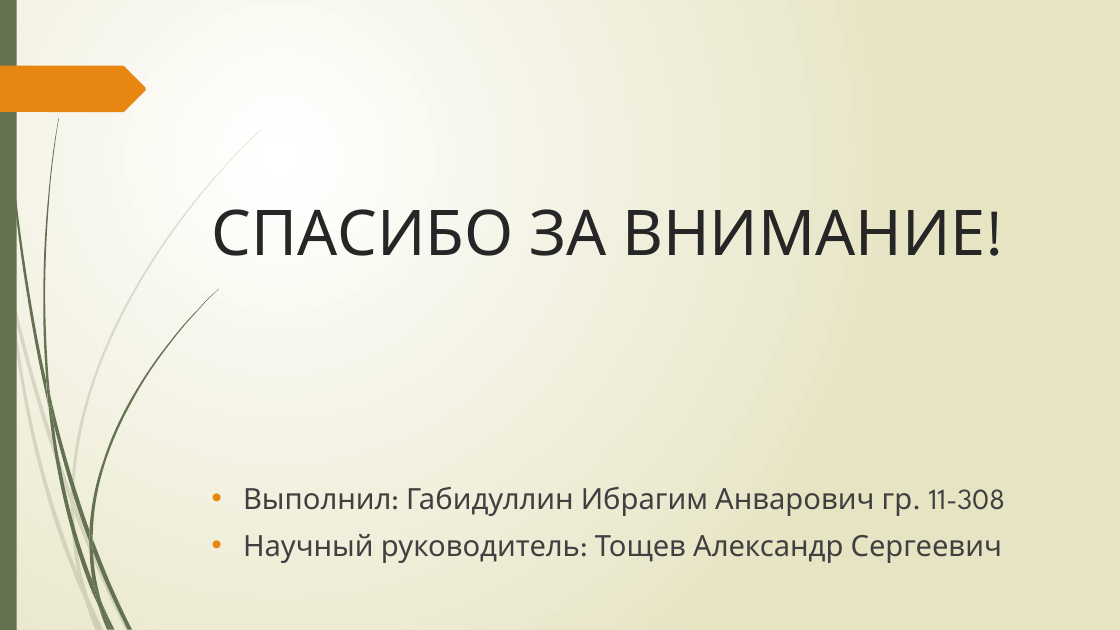
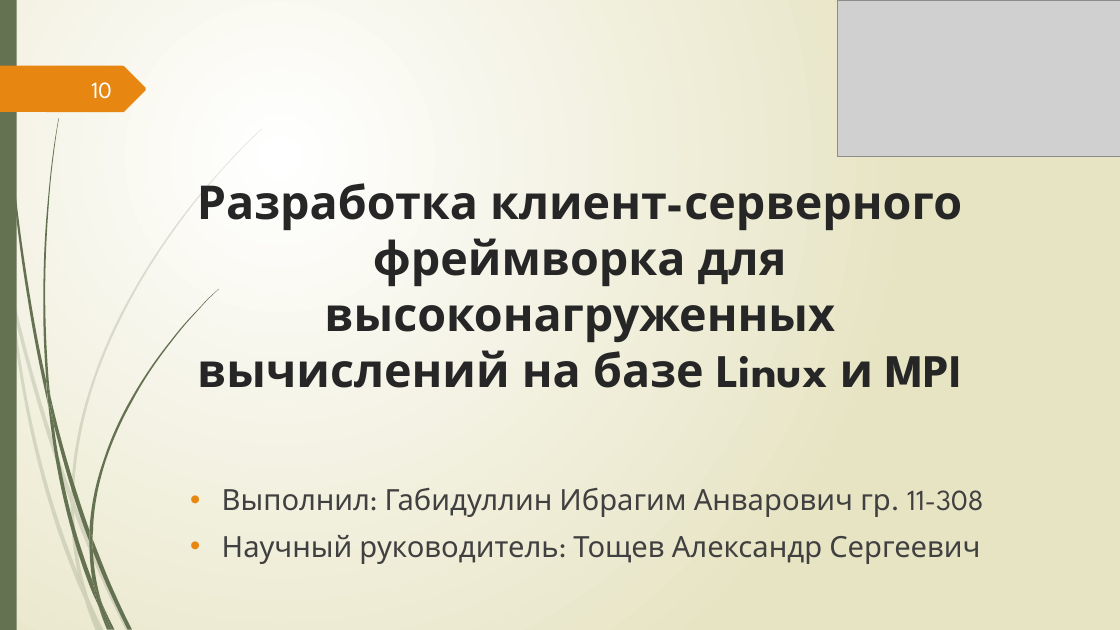
Before and after one commit to IbragimGabi/Diploma, a slide deck: slide 10 of презентация.pptx. Drawn at 1120x630 pixels with LibreOffice and Linux fonts; fonts in the diff are those of the drawing; grey boxes stand for pictures. Boxes give left, top, right and bottom in pixels: in the first picture for what was removed or moved away, otherwise in the second. Text is boxed around its words. In the diff, an @@ line names an element or a change of style, - is before the commit and + after.

```diff
--- a/презентация.pptx
+++ b/презентация.pptx
@@ picture added at (838, 0, 1120, 156) @@
@@ page number added at (91, 82, 112, 99), 20 pt, text #FEFFFF @@
+10
@@ text added at (197, 183, 962, 388), 40 pt, text #262626, bold @@
+Разработка клиент-серверного фреймворка для высоконагруженных вычислений на базе Linux и MPI
@@ title removed at (212, 209, 985, 256) @@
-СПАСИБО ЗА ВНИМАНИЕ!
@@ text "Выполнил: Габидуллин Ибрагим Анварович гр. ...": place and size @@
-text "Выполнил: Габидуллин Ибрагим Анварович гр. ..." at (243, 487, 1006, 563)
+text "Выполнил: Габидуллин Ибрагим Анварович гр. ..." at (222, 488, 984, 564)
```
Also in this commit, not shown: 7 other slides changed, 2 slides added, 2 slides removed.
